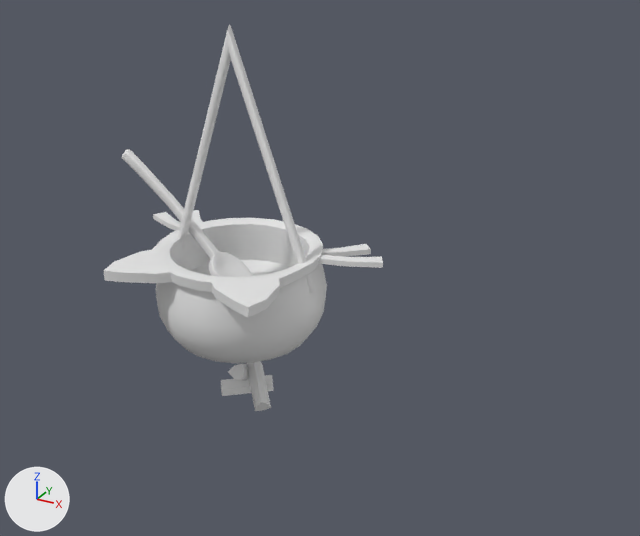
The FBX model Forage and Brew/Assets/GA/Meshes/Int_Maison/SM_Chaudron_01.fbx: old version first, new version second.
Rendered twice from a camera (50 mm lens) standing at (4.02, -6.04, 4.46) and looking at (0.99, -0.52, 1.7). Lighting does not change. The marker at lower left points along +X, +Y and +Z.
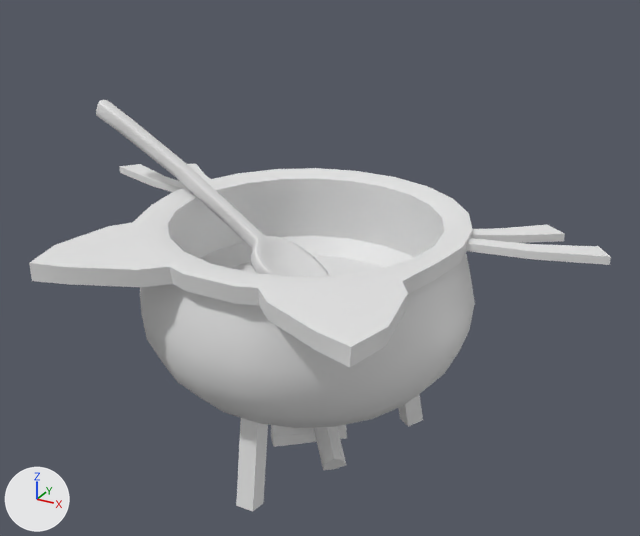
What the commit changed:
me_mesh is used by ob_object004; location (0.0, 0.0, 0.0); scale (0.012, 0.012, 0.012).
me_mesh had 884 vertices, 1728 faces and spanned x -116.0..96.0, y -82.0..61.0, z -2.0..283.0.
me_mesh now has 872 vertices, 1696 faces and spans x -195.0..110.0, y -321.0..119.0, z -17.0..287.0.
me_mesh part 1: the loose piece of 360 vertices spanning x -71.0..57.0, y -82.0..61.0, z 40.0..124.0 is multiplied about its middle by the matrix ((0.203, 2.057, 0.16), (-2.054, 0.221, -0.168), (-0.213, -0.165, 1.773)), then moved by (-33.0, -90.0, 44.0).
me_mesh part 2: the loose piece of 386 vertices spanning x -116.0..0.0, y -14.0..19.0, z 81.0..182.0 is multiplied about its middle by the matrix ((0.195, 1.725, 0.124), (-1.725, 0.185, 0.138), (0.123, -0.138, 1.73)), then moved by (37.0, -12.0, 75.0).
me_mesh part 3: the loose piece of 18 vertices spanning x -26.0..13.0, y -19.0..17.0, z 0.0..13.0 is multiplied about its middle by the matrix ((0.154, 1.556, 0.141), (-1.554, 0.167, -0.148), (-0.161, -0.125, 1.557)), then moved by (-28.0, -87.0, 1.0).
me_mesh part 4: the loose piece of 18 vertices spanning x -25.0..-2.0, y -15.0..25.0, z -2.0..29.0 is multiplied about its middle by the matrix ((-0.899, -1.2, 0.465), (1.169, -0.999, -0.317), (0.539, 0.165, 1.465)), then moved by (-24.0, -117.0, 1.0).
me_mesh part 5: the loose piece of 18 vertices spanning x -11.0..23.0, y -22.0..14.0, z -2.0..28.0 is multiplied about its middle by the matrix ((0.738, -1.349, 0.319), (1.359, 0.633, -0.468), (0.273, 0.496, 1.464)), then moved by (-34.0, -75.0, 7.0).
me_mesh part 6: the loose piece of 36 vertices spanning x -70.0..57.0, y -7.0..0.0, z 99.0..283.0 is deleted.
me_mesh part 7: the loose piece of 12 vertices spanning x 44.0..96.0, y 9.0..35.0, z 118.0..122.0 is deleted.
me_mesh part 8: the loose piece of 12 vertices spanning x -110.0..-58.0, y 9.0..35.0, z 118.0..122.0 is deleted.
me_mesh part 9: the loose piece of 12 vertices spanning x 41.0..77.0, y 18.0..52.0, z 118.0..122.0 is deleted.
me_mesh part 10: the loose piece of 12 vertices spanning x -91.0..-56.0, y 18.0..52.0, z 118.0..122.0 is deleted.
Part 11, on me_mesh:
35 vertices are added at x -14.0..81.0, y -320.0..118.0, z -17.0..216.0.
6 new vertices lie (1.0, -1.0, 6.0) away from vertices in x -14.0..45.0, y -320.0..83.0, z 164.0..204.0.
5 new vertices lie (1.0, 0.0, 6.0) away from vertices in x -10.0..59.0, y -307.0..67.0, z 164.0..206.0.
5 new vertices lie (0.0, 1.0, -6.0) away from vertices in x -4.0..23.0, y -214.0..118.0, z 182.0..216.0.
5 new vertices lie (0.0, 0.0, 6.0) away from vertices in x 1.0..81.0, y -278.0..9.0, z 166.0..199.0.
92 new faces join them.
Part 12, on me_mesh:
16 vertices are added at x -139.0..6.0, y -114.0..18.0, z 0.0..111.0.
24 new faces join them.
Object 'Object004' (ob_object004) turns from (0, 0, 0) to (-5.4, -5.1, 84) degrees about x, y and z.
Object 'Object004' (ob_object004) is rescaled from (0.012, 0.012, 0.012) to (0.01, 0.01, 0.01).

Boxes [x1, y1, x2, y2] around the edits, measured in the pictures (640 x 536 px; the box of a moved part takes in the faces that stretch with it):
'Object004', reshaped, turned, rescaled: before [103, 25, 383, 411]; after [29, 100, 611, 511]
part 1 of me_mesh, moved or reshaped: before [103, 218, 327, 364]; after [29, 168, 475, 428]
part 2 of me_mesh, moved or reshaped: before [122, 149, 253, 277]; after [96, 100, 329, 277]
part 3 of me_mesh, moved or reshaped: before [221, 375, 273, 396]; after [271, 425, 347, 447]
part 4 of me_mesh, moved or reshaped: before [228, 364, 249, 380]; after [314, 427, 346, 470]
part 5 of me_mesh, moved or reshaped (not visible afterwards): before [247, 362, 271, 411]
part 6 of me_mesh, deleted: before [178, 25, 316, 293]
part 7 of me_mesh, deleted: before [319, 255, 383, 268]
part 8 of me_mesh, deleted: before [153, 212, 181, 231]
part 9 of me_mesh, deleted: before [322, 244, 371, 257]
part 10 of me_mesh, deleted: before [192, 210, 203, 224]
part 11 of me_mesh, added: after [119, 164, 611, 427]
part 12 of me_mesh, added: after [236, 418, 268, 511]
